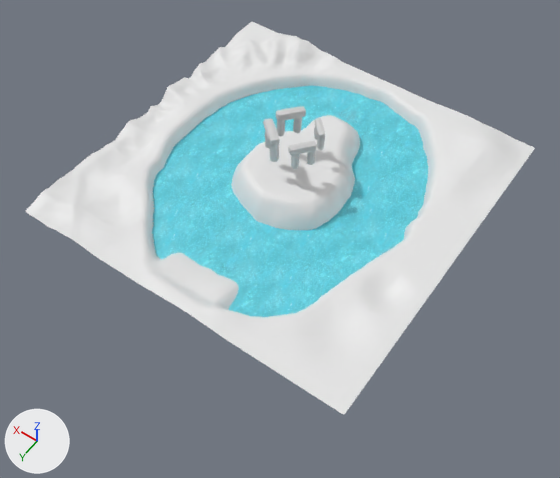
A saved change to the Blender file cg1/resources/Blender_Files/scene.blend.
The view is the same before and after, from a 50 mm lens placed at (-24.3, 35.2, 46.7), pointed at (-1.4, 3.2, -3.6). Arrows for +X, +Y and +Z are at lower left; the lights stay in place.

In view in the first picture: 'Stonehenge', 'Terrain', 'Water'.
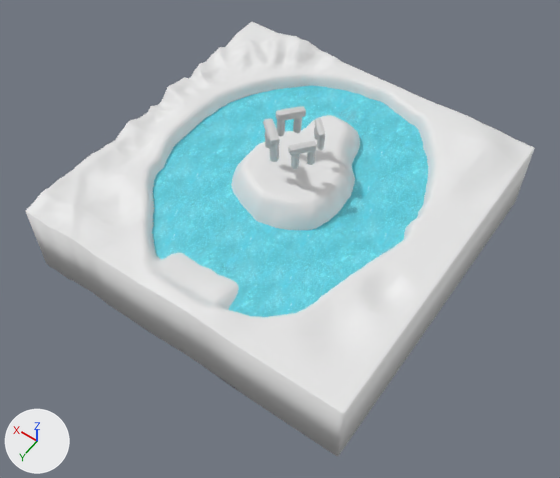
What the commit changed:
me_plane is used by ob_terrain; location (0.0, 0.0, 0.0); scale (6.59, 6.59, 6.59).
me_plane had 16641 vertices, 16384 faces and spanned x -2.26..2.26, y -2.26..2.26, z -0.46..0.16.
me_plane now has 17153 vertices, 16897 faces and spans x -2.26..2.26, y -2.26..2.26, z -1.12..0.16.
me_plane part 1: 512 vertices added at x -2.26..2.26, y -2.26..2.26, z -1.12..-0.95.

Pixel boxes (x1, y1, x2, y2) of what changed, in the pictures (560 x 478 px):
'Terrain', reshaped (11% taller): before (26, 22, 535, 414); after (25, 22, 535, 456)
part 1 of me_plane, added: after (25, 150, 534, 456)
